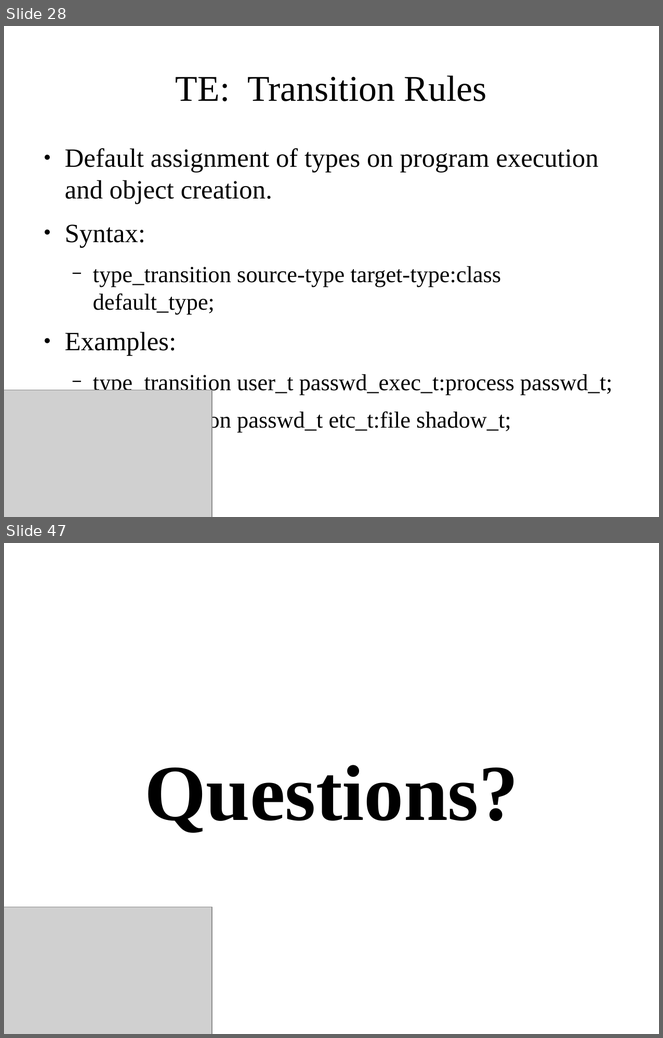
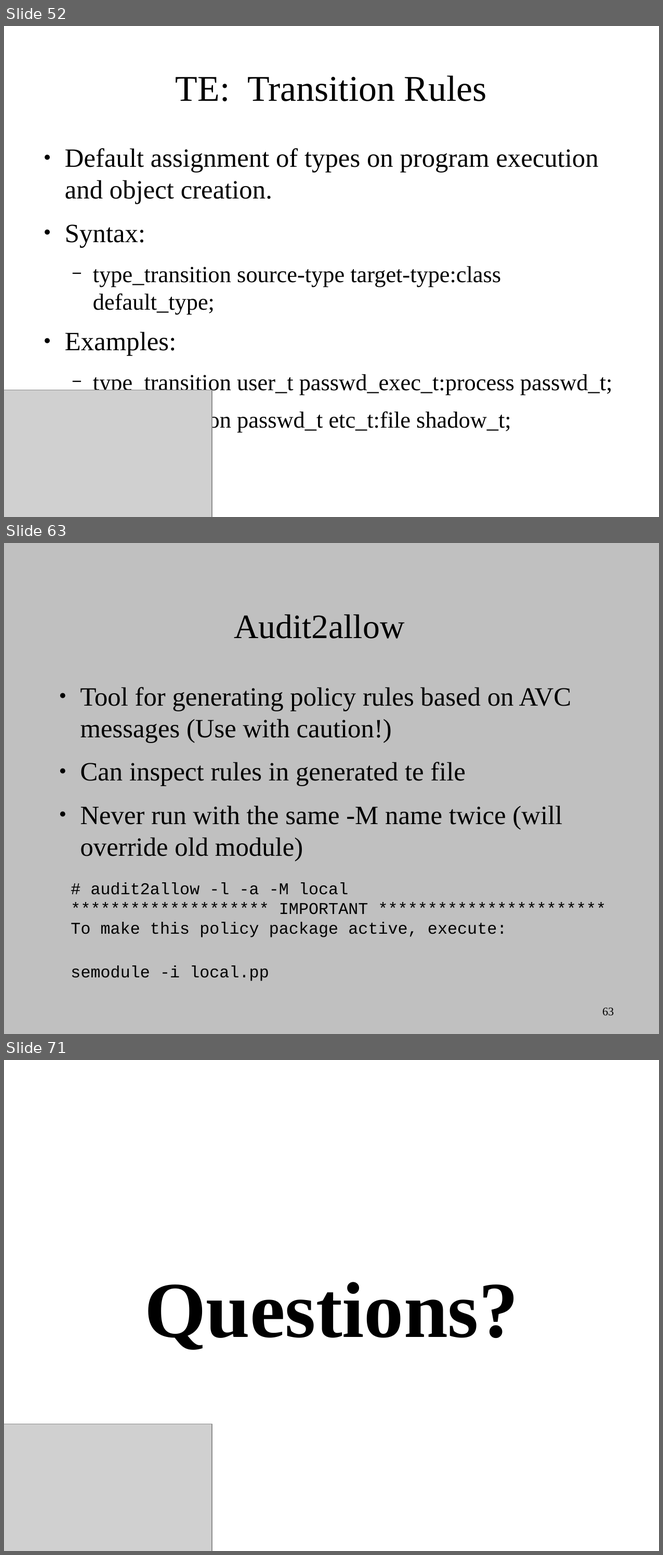
Before and after one commit to dpquigl/demystifying-selinux-part2, a slide deck: demystifying_selinux_part2_OSCON_19JUL2014.odp. Shown one above the other, each under a label of ours: slides 28 and 47 before the commit, slides 52, 63 and 71 after it; the slides between them are not shown. The pictures are 663x1038 and 663x1555 pixels, drawn with LibreOffice and Linux fonts; fonts in the diff are those of the drawing; grey boxes stand for pictures. Boxes give left, top, right and bottom in pixels: in the first picture for what was removed or moved away, otherwise in the second. Text is boxed around its words. In the diff, an @@ line names an element or a change of style, - is before the commit and + after.

Commit message:
Added a ton more slides to the main presentation and removed them from extra_slides as I transitioned them over. Eventually extra_slides.odp will go away and everything will be in the main.

```diff
--- a/demystifying_selinux_part2_OSCON_19JUL2014.odp
+++ b/demystifying_selinux_part2_OSCON_19JUL2014.odp
@@ slide 63 added at bbox=[4, 543, 659, 1034], background #C0C0C0 @@
@@ title added at bbox=[234, 614, 404, 639], 41.4 pt, text #000000 @@
+Audit2allow
@@ text added at bbox=[80, 687, 572, 861], 32 pt, text #000000 @@
+● Tool for generating policy rules based on AVC messages (Use with caution!)
+● Can inspect rules in generated te file
+● Never run with the same -M name twice (will override old module)
@@ text added at bbox=[71, 883, 507, 981], 20 pt, text #000000 @@
+# audit2allow -l -a -M local
+******************** IMPORTANT ***********************
+To make this policy package active, execute:
+semodule -i local.pp
@@ page number added at bbox=[603, 1008, 614, 1016], 14 pt, text #000000 @@
+63
@@ what was slide 28 is now slide 52 @@
@@ what was slide 47 is now slide 71 @@
```
Also in this commit, not shown: 14 slides changed, 23 other slides added, 1 other file.
